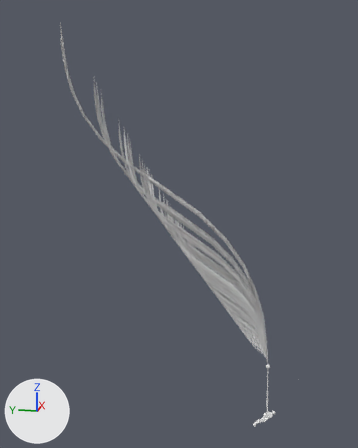
Before and after pictures for a commit that changed the COLLADA model objects3d/air_parachut.dae.
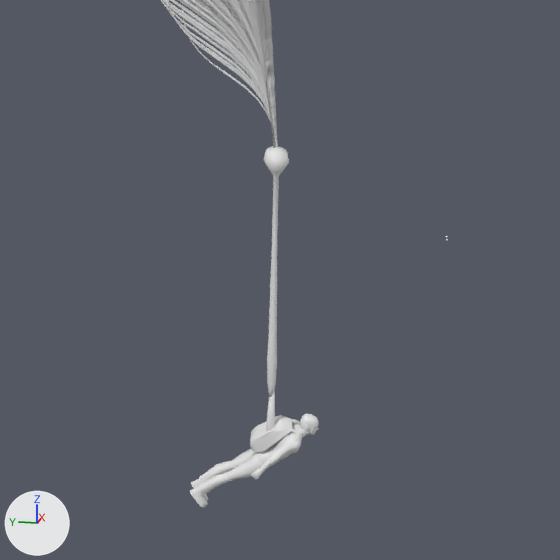
The first picture shows the older version from a 50 mm lens placed at (-470.0, 0.0, 303.0), pointed at (2.0, 94.0, 185.0). The close-ups show both versions on the part from 61% to 89% of the width and 76% to 97% of the height of that picture; other places that the commit changed are outside them. Lighting does not change. The marker at lower left points along +X, +Y and +Z. Where no turn or scale is listed for an object, it has been applied to the vertices.

The first close-up shows 'Infantrz', 'anchor', 'step'.
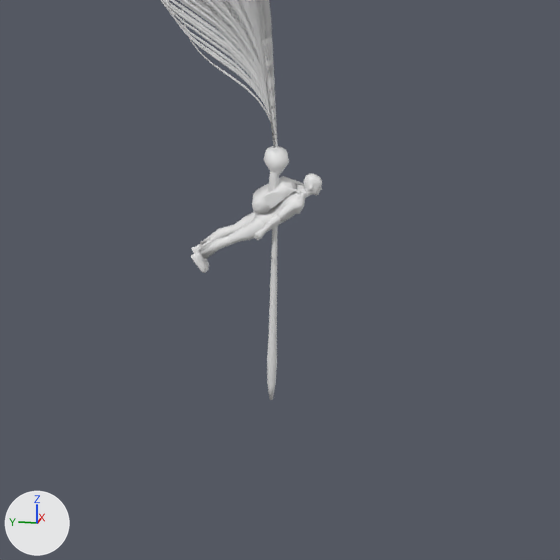
Boxes (x1, y1, x2, y2) around the edits, measured in the close-ups (560 x 560 px):
```json
{"object": "Infantrz", "change": "moved", "before": [190, 413, 319, 508], "after": [191, 173, 322, 273]}
{"object": "anchor", "change": "moved", "before": [266, 391, 275, 431], "after": [268, 149, 278, 192]}
```

The change, as JSON lines over the scene's bpy script:
```json
{"op": "set", "path": "ob_anchor.location", "old": "(-0.5, -0.2, -8.2)", "new": "(-0.5, 1.3, 40.3)"}
{"op": "set", "path": "ob_infantrz.location", "old": "(0.1, -1.3, -19.2)", "new": "(0.1, 0.2, 29.2)"}
```
